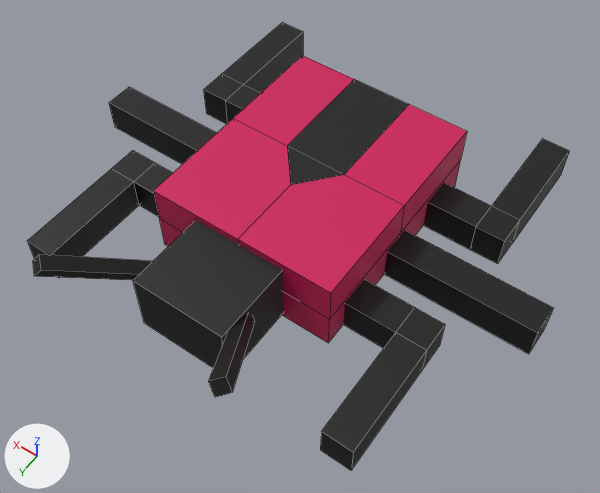
What one commit did to the FBX model duke-s-gambit/assets/models/npc/bug.fbx.
One viewpoint serves both versions: a camera (50 mm lens) standing at (-3.14, 4.65, 6.22) and looking at (-0.27, 0.63, -0.1). Every picture has the same lights, and +X, +Y and +Z are marked at lower left. The picture after the commit comes second. Mesh edges are drawn as thin lines. Where no turn or scale is listed for an object, it has been applied to the vertices.
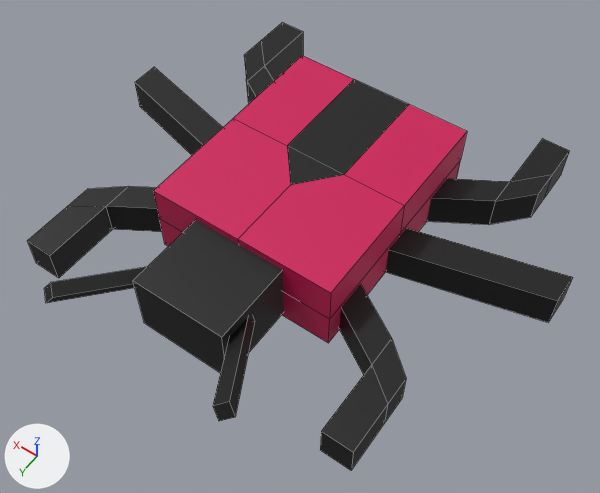
The change, as a diff of the scene's bpy script:
```diff
--- a/duke-s-gambit/assets/models/npc/bug.fbx.py
+++ b/duke-s-gambit/assets/models/npc/bug.fbx.py
@@ me_cube_001 @@
 # used by ob_cube; location = (0.0, 0.0, 0.0)
 # before: 41 (0.87, 2.62, 0.82) at pixel (41, 270), 43 (0.95, 2.65, 0.71) at pixel (34, 276), 45 (0.96, 2.53, 0.86) at pixel (39, 254), 47 (1.04, 2.56, 0.76) at pixel (32, 260)
 # before: 49 (-0.96, 2.53, 0.86) at pixel (225, 376), 51 (-1.04, 2.56, 0.76) at pixel (232, 392), 53 (-0.87, 2.62, 0.82) at pixel (208, 381), 55 (-0.95, 2.65, 0.71) at pixel (214, 397)
-me_cube_001.from_pydata(...)  # 136 vertices, 109 faces; spans x -2.56..2.58, y -2.02..2.65, z -0.41..0.86
+me_cube_001.from_pydata(...)  # 136 vertices, 109 faces; spans x -2.56..2.58, y -2.02..2.65, z -0.41..0.47
+# me_cube_001 part 1: all 4 vertices in x 2.58, y -0.07..0.25, z -0.4..-0.04 are moved by (0.0, -0.42, 0.0)
+# me_cube_001 part 2: all 4 vertices in x 1.57, y -0.85..-0.52, z -0.4..-0.04 are moved by (0.0, -0.4, 0.0)
+# me_cube_001 part 3: all 4 vertices in x 1.57, y 0.64..0.96, z -0.41..-0.04 are moved by (0.0, 0.4, 0.0)
+# me_cube_001 part 4: all 2 vertices in x 1.88, y 0.96, z -0.41..-0.04 are moved by (0.0, 0.64, 0.0)
+# me_cube_001 part 5: all 2 vertices in x 1.88, y 0.64, z -0.41..-0.04 are moved by (0.0, 0.67, 0.0)
+# me_cube_001 part 6: all 4 vertices in x -1.85, y -0.86..-0.53, z -0.41..-0.04 are moved by (0.0, -0.75, 0.0)
+# me_cube_001 part 7: all 4 vertices in x -2.56, y -0.1..0.23, z -0.4..-0.04 are moved by (0.0, -0.42, 0.0)
+# me_cube_001 part 8: all 4 vertices in x -1.54, y -0.86..-0.53, z -0.41..-0.04 are moved by (0.0, -0.4, 0.0)
+# me_cube_001 part 9: all 4 vertices in x -1.54, y 0.63..0.95, z -0.4..-0.04 are moved by (0.0, 0.4, 0.0)
+# me_cube_001 part 10: all 2 vertices in x -1.85, y 0.95, z -0.4..-0.04 are moved by (0.0, 0.64, 0.0)
+# me_cube_001 part 11: all 2 vertices in x -1.85, y 0.63, z -0.4..-0.04 are moved by (0.0, 0.67, 0.0)
+# me_cube_001 part 12
+for i in [41, 43, 45, 47]: me_cube_001.vertices[i].co += Vector((0.0, 0.0, -0.39))
+# me_cube_001 part 13
+for i in [49, 51, 53, 55]: me_cube_001.vertices[i].co += Vector((0.0, 0.0, -0.39))
+# other edits to the shape of me_cube_001 do not show in these pictures
 me_cube_001.materials.append(mat_material)
```

Boxes [x1, y1, x2, y2] around the edits, measured in the pictures (600 x 493 px; the box of a moved part takes in the faces that stretch with it):
'Cube', reshaped
    before: [27, 22, 570, 470]
    after: [27, 22, 573, 470]
part 1 of me_cube_001, moved or reshaped
    before: [109, 87, 216, 164]
    after: [135, 67, 223, 155]
part 2 of me_cube_001, moved or reshaped
    before: [204, 22, 303, 124]
    after: [244, 22, 303, 103]
part 3 of me_cube_001, moved or reshaped
    before: [51, 163, 172, 278]
    after: [50, 186, 162, 278]
part 4 of me_cube_001, moved or reshaped
    before: [27, 169, 133, 255]
    after: [27, 206, 106, 255]
part 5 of me_cube_001, moved or reshaped
    before: [112, 151, 155, 182]
    after: [67, 186, 128, 207]
part 6 of me_cube_001, moved or reshaped
    before: [498, 151, 570, 263]
    after: [531, 151, 570, 216]
part 7 of me_cube_001, moved or reshaped
    before: [384, 230, 553, 354]
    after: [386, 228, 573, 323]
part 8 of me_cube_001, moved or reshaped
    before: [423, 139, 569, 264]
    after: [427, 139, 569, 225]
part 9 of me_cube_001, moved or reshaped
    before: [343, 279, 415, 348]
    after: [339, 284, 391, 375]
part 10 of me_cube_001, moved or reshaped
    before: [321, 333, 426, 470]
    after: [321, 365, 388, 470]
part 11 of me_cube_001, moved or reshaped
    before: [396, 307, 445, 370]
    after: [372, 338, 406, 423]
part 12 of me_cube_001, moved or reshaped
    before: [33, 254, 153, 280]
    after: [44, 267, 147, 303]
part 13 of me_cube_001, moved or reshaped
    before: [208, 315, 255, 397]
    after: [213, 318, 255, 421]
